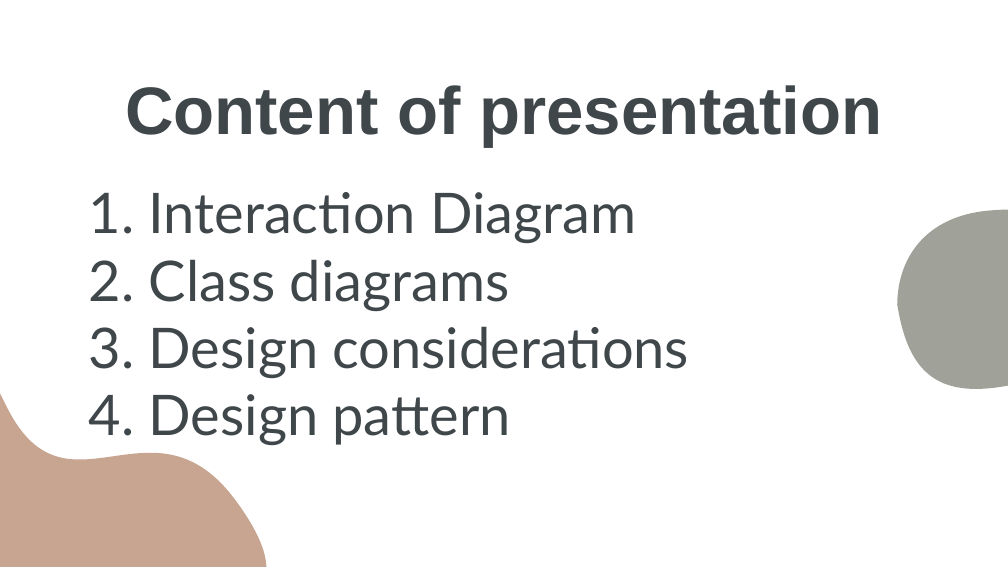
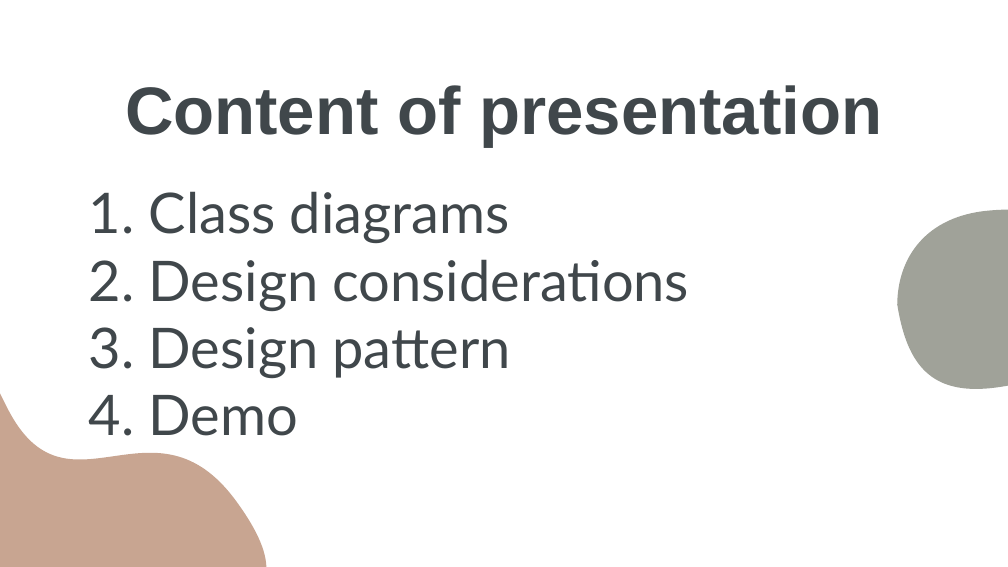
Before and after one commit to ntmchau2202/ISD.ICT.20211-06, a slide deck: slide 3 of reports/Presentation.pptx. Drawn at 1008x567 pixels with LibreOffice and Linux fonts; fonts in the diff are those of the drawing. Boxes give left, top, right and bottom in pixels: in the first picture for what was removed or moved away, otherwise in the second. Text is boxed around its words. In the diff, an @@ line names an element or a change of style, - is before the commit and + after.

Commit message:
Adjust slides and some addtional classes

```diff
--- a/reports/Presentation.pptx
+++ b/reports/Presentation.pptx
@@ text at [89,191,690,436]: text changed @@
-1. Interaction Diagram
-2. Class diagrams
-3. Design considerations
-4. Design pattern
+1. Class diagrams
+2. Design considerations
+3. Design pattern
+4. Demo
```
Also in this commit, not shown: 4 other slides changed, 3 slides added, 1 slide removed, 3 other files.
